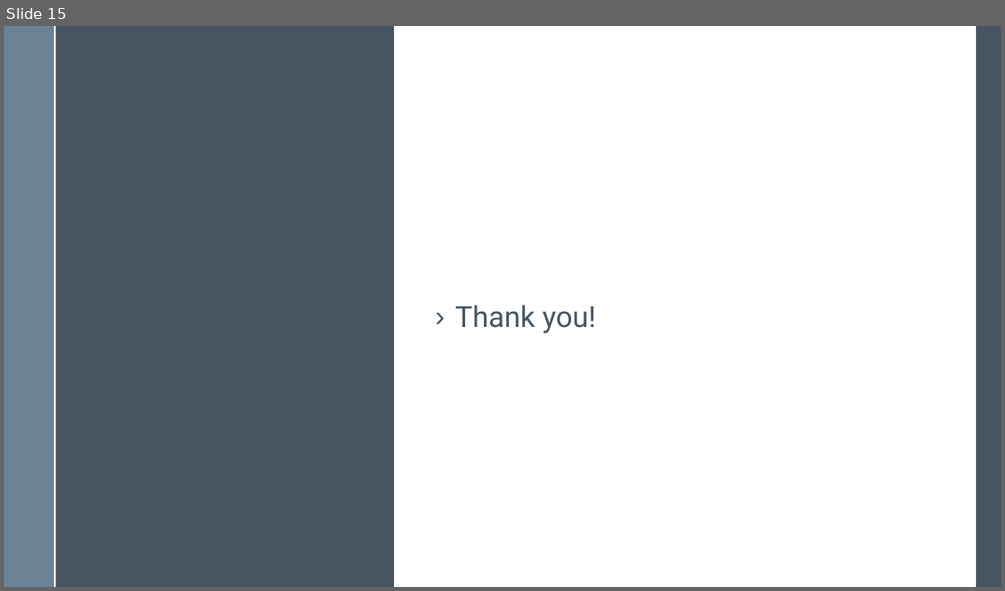
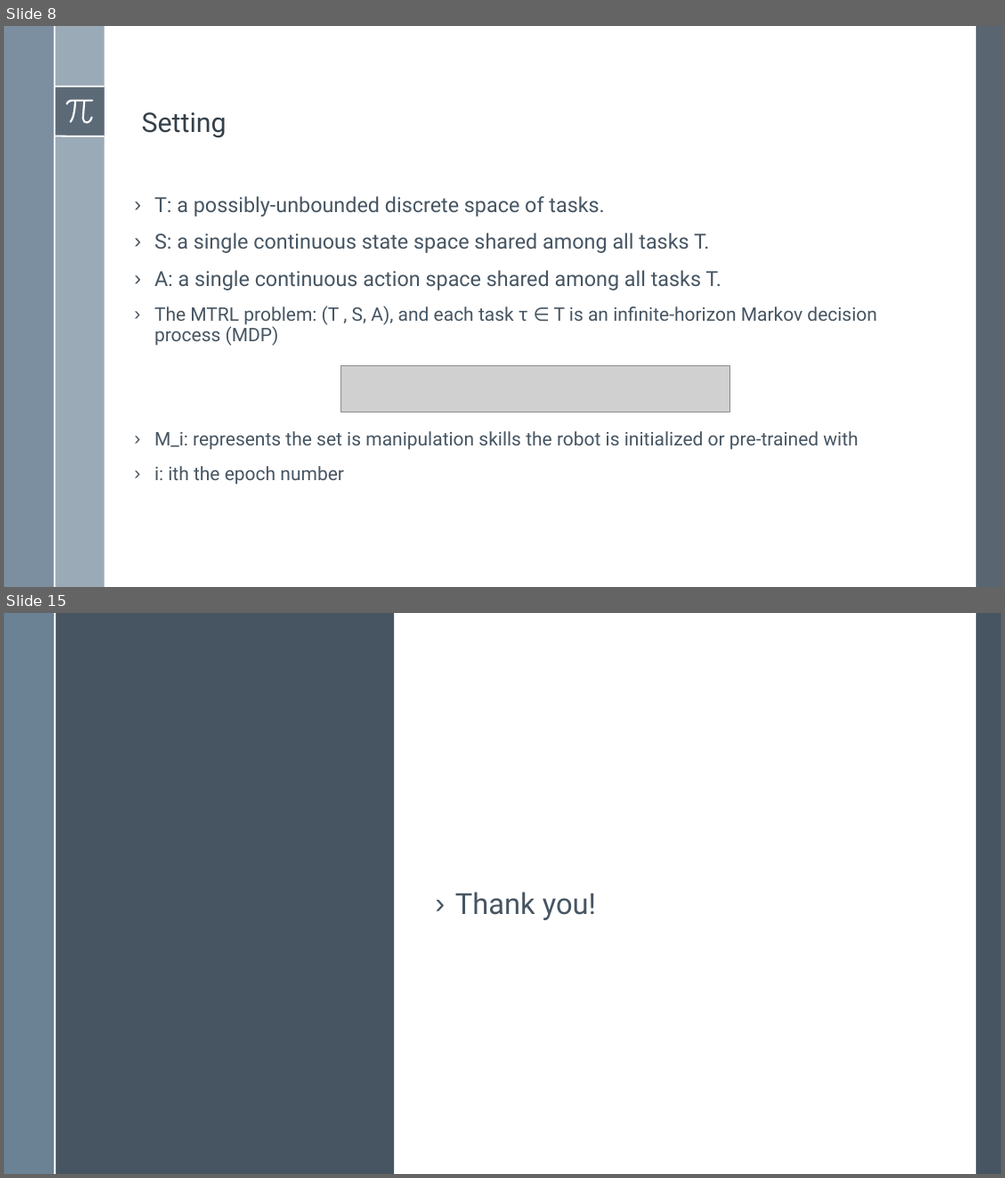
Before and after one commit to BardiaMojra/presentations, a slide deck: a_simple_approach_to_continual_learning_by_transferring_skill_parameters/presentation.odp. Shown one above the other, each under a label of ours: slide 15 before the commit, slides 8 and 15 after it; the slides between them are not shown. The pictures are 1005x591 and 1005x1178 pixels, drawn with LibreOffice and Linux fonts; fonts in the diff are those of the drawing; grey boxes stand for pictures. Boxes give left, top, right and bottom in pixels: in the first picture for what was removed or moved away, otherwise in the second. Text is boxed around its words. In the diff, an @@ line names an element or a change of style, - is before the commit and + after.

```diff
--- a/a_simple_approach_to_continual_learning_by_transferring_skill_parameters/presentation.odp
+++ b/a_simple_approach_to_continual_learning_by_transferring_skill_parameters/presentation.odp
@@ slide 8 added at [4, 26, 1001, 587], background #FFFFFF; not listed: 6 template elements that a slide beside it also shows @@
@@ rectangle added at [976, 26, 1001, 587], fill #475562 at 90% opacity @@
@@ freeform shape added at [66, 99, 94, 123], fill #FFFFFF @@
@@ text added at [142, 112, 226, 138], 26 pt, text #344049 @@
+Setting
@@ text added at [154, 196, 877, 484], 18 pt, text #465562 @@
+› T: a possibly-unbounded discrete space of tasks.
+› S: a single continuous state space shared among all tasks T.
+› A: a single continuous action space shared among all tasks T.
+› The MTRL problem: (T , S, A), and each task τ ∈ T is an infinite-horizon Markov decision process (MDP)
+› M_i: represents the set is manipulation skills the robot is initialized or pre-trained with
+› i: ith the epoch number
@@ picture added at [340, 365, 729, 412] @@
```
Also in this commit, not shown: 13 other slides added, 14 slides removed, 20 other files.
